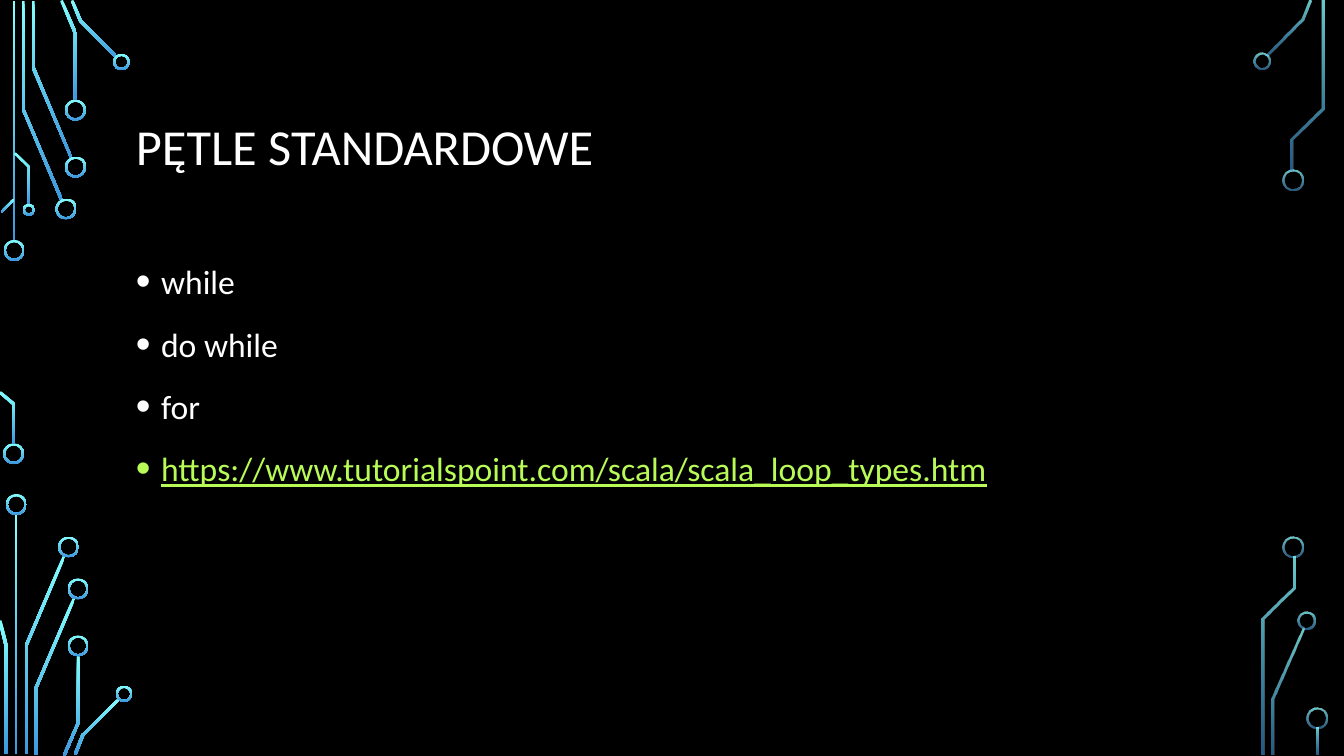
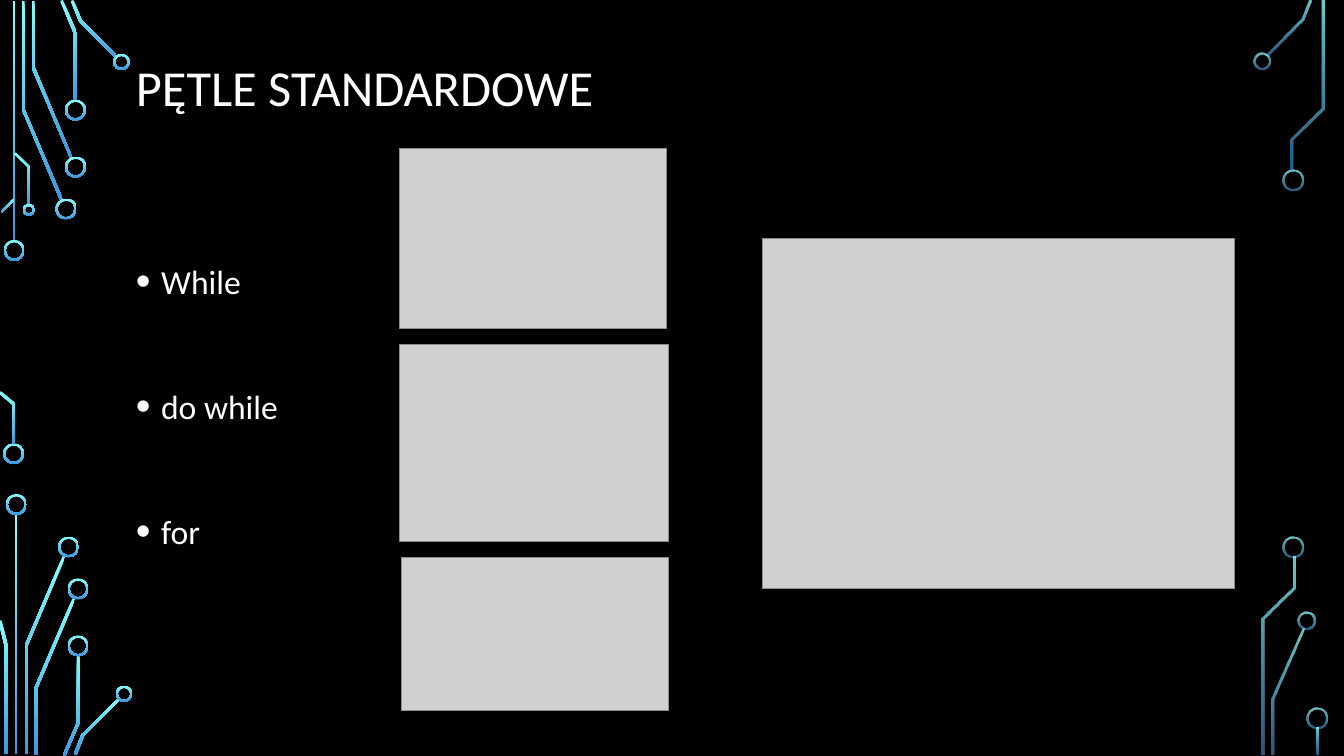
Before and after one commit to Kar0lLasek/Scala_warsztat3, a slide deck: slide 3 of SCALA.pptx. Drawn at 1344x756 pixels with LibreOffice and Linux fonts; fonts in the diff are those of the drawing; grey boxes stand for pictures; background and template pictures are left out. Boxes give left, top, right and bottom in pixels: in the first picture for what was removed or moved away, otherwise in the second. Text is boxed around its words. In the diff, an @@ line names an element or a change of style, - is before the commit and + after.

```diff
--- a/SCALA.pptx
+++ b/SCALA.pptx
@@ title "PĘTLE STANDARDOWE": place and size @@
-title "PĘTLE STANDARDOWE" at (136,132,593,173)
+title "PĘTLE STANDARDOWE" at (136,73,593,114)
@@ picture added at (399,149,666,329) @@
@@ picture added at (763,239,1235,589) @@
@@ text at (161,270,241,295): text changed @@
-• while
+• While
@@ picture added at (399,344,668,541) @@
@@ text at (161,457,986,487): paragraph removed @@
-• https://www.tutorialspoint.com/scala/scala_loop_types.htm
@@ picture added at (401,558,668,711) @@
```
Also in this commit, not shown: 1 other slide changed, 3 slides added, 3 slides removed.
